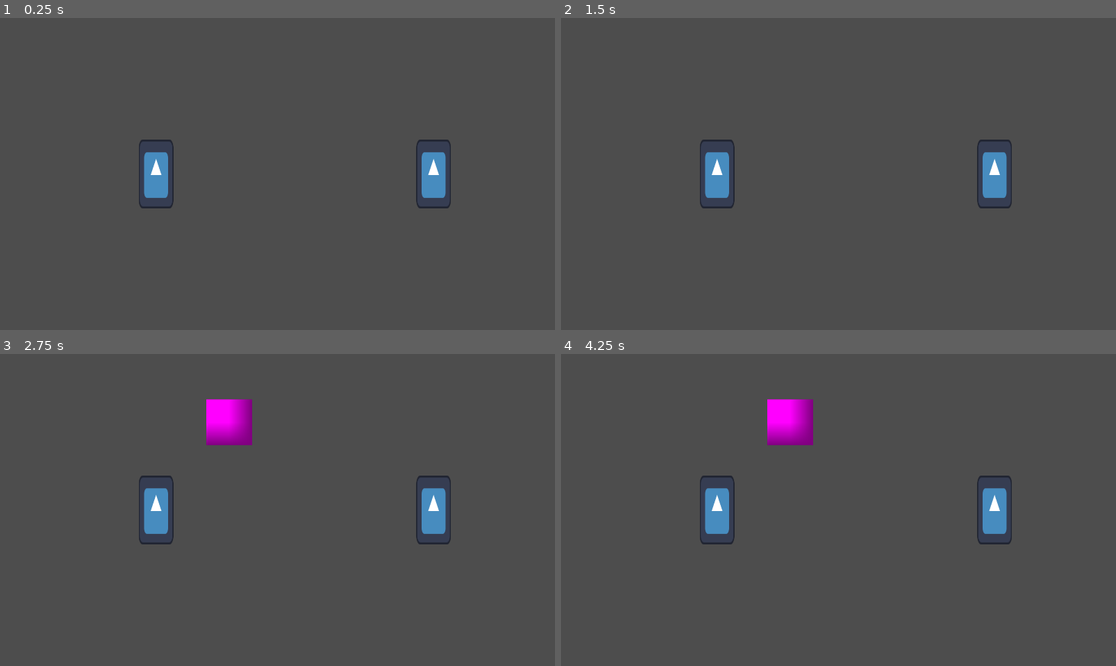
Above: before the commit, frames 1-4 (two rows, left to right).
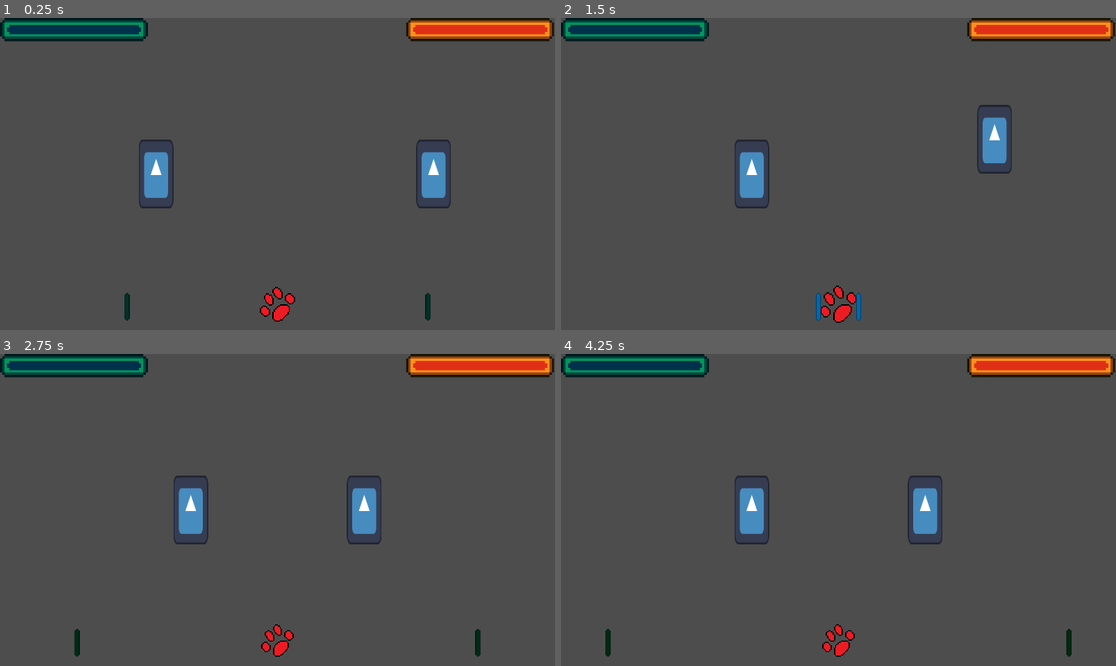
Above: after the commit, the same moments.

Repository: Gus-Kruz/projeto-bixarada
Game: Godot game, scene res://cena_jogador/node_2d.tscn
The game is run twice, just before and just after one commit, with the same random seed, the same clock (stepped at 60 frames per second) and the same inputs. This scene is started directly instead of the project's main scene. The engine's default icon, where the game draws it, is replaced by a stand-in: a white triangle on a blue panel in a dark square.
Inputs:
- Up to frame 1 (0.25 s): no input
- Up to frame 2 (1.5 s): tap Enter (ui_accept) at 0.5, 0.77, 1.07 s; hold D (direita1) from 0.53 s (still down); tap Up (cima2) at 0.6 s; tap Right (direita2) at 0.8, 1.35 s
- Up to frame 3 (2.75 s): tap Enter (ui_accept) at 1.52, 1.82 s; tap Left (esquerda2) at 1.55, 2.1 s; release D (direita1) at 2.03 s; hold A (esquerda1) from 2.03 s (still down); tap E (forte1) at 2.3 s
- Up to frame 4 (4.25 s): release A (esquerda1) at 2.78 s; hold D (direita1) from 2.78 s (still down); tap E (forte1) at 2.85 s; tap Enter (ui_accept) at 3.02, 3.32, 3.77, 4.07 s; tap P (forte2) at 3.05, 3.6 s; tap Q (fraco1) at 3.8 s

The runs differ from the first frame. In frame 1, 4.5% of the frame differs, in the area x 0-100%, y 0-98%; in frame 2, 7.3%; in frame 3, 8.9%; in frame 4, 8.9%.

Commit message:
barra de vida implementada e indicador de beat

Diff:
--- /dev/null
+++ b/cena_jogador/animation_player.gd
@@ -0,0 +1,11 @@
+extends AnimationPlayer
+
+
+# Called when the node enters the scene tree for the first time.
+func _ready() -> void:
+	play("gradiente")
+
+
+# Called every frame. 'delta' is the elapsed time since the previous frame.
+func _process(delta: float) -> void:
+	pass
--- /dev/null
+++ b/cena_jogador/barrante.gd
@@ -0,0 +1,32 @@
+extends Node2D
+@onready var sprite = get_node("Sprite2D")
+@onready var timer = get_node("../Timer")
+var crescendo = "neutro"
+# Called when the node enters the scene tree for the first time.
+func _ready() -> void:
+	timer.start()
+	await get_tree().create_timer(0.20).timeout
+	crescendo = "crescendo"
+	await get_tree().create_timer(0.15).timeout
+	crescendo = "diminuindo"
+	await get_tree().create_timer(0.15).timeout
+	crescendo = "neutro"
+var scaling = 4
+# Called every frame. 'delta' is the elapsed time since the previous frame.
+func _process(delta: float) -> void:
+	if crescendo == "crescendo":
+		scaling += 0.15
+	elif crescendo == "diminuindo":
+		scaling -= 0.15
+	sprite.scale = Vector2(scaling, scaling)
+
+
+
+func _on_timer_timeout() -> void:
+	timer.start()
+	await get_tree().create_timer(0.20).timeout
+	crescendo = "crescendo"
+	await get_tree().create_timer(0.15).timeout
+	crescendo = "diminuindo"
+	await get_tree().create_timer(0.15).timeout
+	crescendo = "neutro"
--- /dev/null
+++ b/cena_jogador/barrante.tscn
@@ -0,0 +1,20 @@
+[gd_scene format=3 uid="uid://cw0m84j5g4hhf"]
+
+[ext_resource type="Script" uid="uid://deouflvej3abn" path="res://cena_jogador/barrante.gd" id="1_nl7dh"]
+[ext_resource type="Texture2D" uid="uid://vlcu8rbkmq8j" path="res://imagens/patinha-pixilart.png" id="1_vf63j"]
+
+[sub_resource type="RectangleShape2D" id="RectangleShape2D_vf63j"]
+
+[node name="Node2D" type="Node2D" unique_id=832938600]
+script = ExtResource("1_nl7dh")
+
+[node name="Sprite2D" type="Sprite2D" parent="." unique_id=2078837137]
+texture_filter = 1
+scale = Vector2(4, 4)
+texture = ExtResource("1_vf63j")
+
+[node name="Area2D" type="Area2D" parent="." unique_id=2146890213]
+
+[node name="CollisionShape2D" type="CollisionShape2D" parent="Area2D" unique_id=733651971]
+scale = Vector2(2, 2)
+shape = SubResource("RectangleShape2D_vf63j")
--- a/cena_jogador/node_2d.tscn
+++ b/cena_jogador/node_2d.tscn
@@ -2,6 +2,13 @@
 
 [ext_resource type="PackedScene" uid="uid://ge8ksneh15bv" path="res://cena_jogador/player1.tscn" id="1_0e48y"]
 [ext_resource type="PackedScene" uid="uid://cuvmupkmb8er0" path="res://cena_jogador/player2.tscn" id="2_0tn1g"]
+[ext_resource type="PackedScene" uid="uid://cw0m84j5g4hhf" path="res://cena_jogador/barrante.tscn" id="3_12ny2"]
+[ext_resource type="PackedScene" uid="uid://brs8y7mjtlgdw" path="res://cena_jogador/nota.tscn" id="4_i80d3"]
+[ext_resource type="PackedScene" uid="uid://b1mqlyyhbeivr" path="res://cena_jogador/nota2.tscn" id="5_shl6t"]
+[ext_resource type="Texture2D" uid="uid://day8gpnm02u1u" path="res://imagens/healthbarUnder.png" id="6_k14jk"]
+[ext_resource type="Script" uid="uid://cpcwyhoqca21p" path="res://cena_jogador/progress_bar.gd" id="6_shl6t"]
+[ext_resource type="Texture2D" uid="uid://dcr6r17amfpgg" path="res://imagens/healthbarProgress.png" id="7_b3ru7"]
+[ext_resource type="Script" uid="uid://chxp4baaidhmd" path="res://cena_jogador/texture_progress_bar_2.gd" id="9_b3ru7"]
 
 [sub_resource type="PlaceholderTexture2D" id="PlaceholderTexture2D_0tn1g"]
 
@@ -23,5 +30,56 @@
 scale = Vector2(158.5, 158.5)
 texture = SubResource("PlaceholderTexture2D_0tn1g")
 
+[node name="Barrante" parent="." unique_id=832938600 instance=ExtResource("3_12ny2")]
+position = Vector2(960, 1000)
+
+[node name="Nota" parent="." unique_id=8498666 instance=ExtResource("4_i80d3")]
+position = Vector2(2000, 1000)
+
+[node name="Nota2" parent="." unique_id=1166741449 instance=ExtResource("5_shl6t")]
+
+[node name="CanvasLayer" type="CanvasLayer" parent="." unique_id=1292113719]
+
+[node name="TextureProgressBar" type="TextureProgressBar" parent="CanvasLayer" unique_id=496553859]
+modulate = Color(0, 0.8666667, 1, 1)
+texture_filter = 1
+anchors_preset = 1
+anchor_left = 1.0
+anchor_right = 1.0
+offset_left = -1920.0
+offset_right = -1856.0
+offset_bottom = 40.0
+grow_horizontal = 0
+scale = Vector2(8, 8)
+value = 100.0
+texture_under = ExtResource("6_k14jk")
+texture_progress = ExtResource("7_b3ru7")
+script = ExtResource("6_shl6t")
+metadata/_edit_use_anchors_ = true
+
+[node name="TextureProgressBar2" type="TextureProgressBar" parent="CanvasLayer" unique_id=1117762866]
+modulate = Color(1, 0.83137256, 0.3019608, 1)
+texture_filter = 1
+anchors_preset = 1
+anchor_left = 1.0
+anchor_right = 1.0
+offset_left = -515.0
+offset_right = -451.0
+offset_bottom = 40.0
+grow_horizontal = 0
+scale = Vector2(8, 8)
+value = 100.0
+texture_under = ExtResource("6_k14jk")
+texture_progress = ExtResource("7_b3ru7")
+script = ExtResource("9_b3ru7")
+metadata/_edit_use_anchors_ = true
+
+[connection signal="forte" from="Player1" to="CanvasLayer/TextureProgressBar" method="_on_player_1_forte"]
+[connection signal="fraco" from="Player1" to="CanvasLayer/TextureProgressBar" method="_on_player_1_fraco"]
+[connection signal="forte" from="Player2" to="CanvasLayer/TextureProgressBar2" method="_on_player_2_forte"]
+[connection signal="fraco" from="Player2" to="CanvasLayer/TextureProgressBar2" method="_on_player_2_fraco"]
 [connection signal="timeout" from="Timer" to="Player1" method="_on_timer_timeout"]
 [connection signal="timeout" from="Timer" to="Player2" method="_on_timer_timeout"]
+[connection signal="timeout" from="Timer" to="Barrante" method="_on_timer_timeout"]
+[connection signal="timeout" from="Timer" to="Nota" method="_on_timer_timeout"]
+[connection signal="timeout" from="Timer" to="Nota2" method="_on_timer_timeout"]
--- /dev/null
+++ b/cena_jogador/nota.gd
@@ -0,0 +1,33 @@
+extends Node2D
+
+@onready var timer = get_node("../Timer")
+@onready var nota = preload("res://cena_jogador/nota.tscn")
+var pos = [2000, 1000]
+# Called when the node enters the scene tree for the first time.
+func _ready() -> void:
+	timer.start()
+
+
+# Called every frame. 'delta' is the elapsed time since the previous frame.
+func _physics_process(delta: float) -> void:
+	pos[0] -= 34.67
+	self.position = Vector2(pos[0], pos[1])
+
+func disable_node(node):
+	node.set_process(false)
+	node.set_process_input(false)
+	node.set_process_internal(false)
+	node.set_process_unhandled_input(false)
+	node.set_process_unhandled_key_input(false)
+	node.set_physics_process(false)
+	node.set_physics_process_internal(false)
+
+func _on_timer_timeout() -> void:
+	var notas = nota.instantiate()
+	get_parent().add_child(notas)
+	timer.start()
+
+
+func _on_area_2d_area_entered(area: Area2D) -> void:
+	self.visible = false
+	disable_node(self)
--- /dev/null
+++ b/cena_jogador/nota.tscn
@@ -0,0 +1,65 @@
+[gd_scene format=3 uid="uid://brs8y7mjtlgdw"]
+
+[ext_resource type="Script" uid="uid://ixet1rfqoc6s" path="res://cena_jogador/nota.gd" id="1_kmwnm"]
+[ext_resource type="Texture2D" uid="uid://c0s6s2d1naje7" path="res://imagens/nota.png" id="1_t8300"]
+[ext_resource type="Script" uid="uid://casslg434r6l4" path="res://cena_jogador/animation_player.gd" id="2_h36lr"]
+
+[sub_resource type="Animation" id="Animation_kmwnm"]
+length = 0.001
+tracks/0/type = "value"
+tracks/0/imported = false
+tracks/0/enabled = true
+tracks/0/path = NodePath("Sprite2D:modulate")
+tracks/0/interp = 1
+tracks/0/loop_wrap = true
+tracks/0/keys = {
+"times": PackedFloat32Array(0),
+"transitions": PackedFloat32Array(1),
+"update": 0,
+"values": [Color(0, 0.16470589, 0.07058824, 1)]
+}
+
+[sub_resource type="Animation" id="Animation_h36lr"]
+resource_name = "gradiente"
+length = 0.5
+tracks/0/type = "value"
+tracks/0/imported = false
+tracks/0/enabled = true
+tracks/0/path = NodePath("Sprite2D:modulate")
+tracks/0/interp = 1
+tracks/0/loop_wrap = true
+tracks/0/keys = {
+"times": PackedFloat32Array(0, 0.5),
+"transitions": PackedFloat32Array(3.117414, 0.80684525),
+"update": 0,
+"values": [Color(0, 0.16470589, 0.07058824, 1), Color(0, 0.5019608, 0.93333334, 1)]
+}
+
+[sub_resource type="AnimationLibrary" id="AnimationLibrary_7jr1c"]
+_data = {
+&"RESET": SubResource("Animation_kmwnm"),
+&"gradiente": SubResource("Animation_h36lr")
+}
+
+[sub_resource type="RectangleShape2D" id="RectangleShape2D_t8300"]
+size = Vector2(16, 80)
+
+[node name="Node2D" type="Node2D" unique_id=8498666]
+script = ExtResource("1_kmwnm")
+
+[node name="AnimationPlayer" type="AnimationPlayer" parent="." unique_id=992858933]
+libraries/ = SubResource("AnimationLibrary_7jr1c")
+script = ExtResource("2_h36lr")
+
+[node name="Area2D" type="Area2D" parent="." unique_id=932964411]
+
+[node name="CollisionShape2D" type="CollisionShape2D" parent="Area2D" unique_id=1989697981]
+shape = SubResource("RectangleShape2D_t8300")
+
+[node name="Sprite2D" type="Sprite2D" parent="." unique_id=1102468815]
+modulate = Color(0, 0.16470589, 0.07058824, 1)
+texture_filter = 1
+scale = Vector2(3, 3)
+texture = ExtResource("1_t8300")
+
+[connection signal="area_entered" from="Area2D" to="." method="_on_area_2d_area_entered"]
--- /dev/null
+++ b/cena_jogador/nota2.gd
@@ -0,0 +1,33 @@
+extends Node2D
+
+@onready var timer = get_node("../Timer")
+@onready var nota = preload("res://cena_jogador/nota2.tscn")
+var pos = [-80, 1000]
+# Called when the node enters the scene tree for the first time.
+func _ready() -> void:
+	timer.start()
+
+
+# Called every frame. 'delta' is the elapsed time since the previous frame.
+func _physics_process(delta: float) -> void:
+	pos[0] += 34.67
+	self.position = Vector2(pos[0], pos[1])
+
+func disable_node(node):
+	node.set_process(false)
+	node.set_process_input(false)
+	node.set_process_internal(false)
+	node.set_process_unhandled_input(false)
+	node.set_process_unhandled_key_input(false)
+	node.set_physics_process(false)
+	node.set_physics_process_internal(false)
+
+func _on_timer_timeout() -> void:
+	var notas = nota.instantiate()
+	get_parent().add_child(notas)
+	timer.start()
+
+
+func _on_area_2d_area_entered(area: Area2D) -> void:
+	self.visible = false
+	disable_node(self)
--- /dev/null
+++ b/cena_jogador/nota2.tscn
@@ -0,0 +1,65 @@
+[gd_scene format=3 uid="uid://b1mqlyyhbeivr"]
+
+[ext_resource type="Script" uid="uid://c4nk1nca3kski" path="res://cena_jogador/nota2.gd" id="1_d0rr5"]
+[ext_resource type="Script" uid="uid://casslg434r6l4" path="res://cena_jogador/animation_player.gd" id="2_q8x4h"]
+[ext_resource type="Texture2D" uid="uid://c0s6s2d1naje7" path="res://imagens/nota.png" id="3_vk53m"]
+
+[sub_resource type="Animation" id="Animation_kmwnm"]
+length = 0.001
+tracks/0/type = "value"
+tracks/0/imported = false
+tracks/0/enabled = true
+tracks/0/path = NodePath("Sprite2D:modulate")
+tracks/0/interp = 1
+tracks/0/loop_wrap = true
+tracks/0/keys = {
+"times": PackedFloat32Array(0),
+"transitions": PackedFloat32Array(1),
+"update": 0,
+"values": [Color(0, 0.16470589, 0.07058824, 1)]
+}
+
+[sub_resource type="Animation" id="Animation_h36lr"]
+resource_name = "gradiente"
+length = 0.5
+tracks/0/type = "value"
+tracks/0/imported = false
+tracks/0/enabled = true
+tracks/0/path = NodePath("Sprite2D:modulate")
+tracks/0/interp = 1
+tracks/0/loop_wrap = true
+tracks/0/keys = {
+"times": PackedFloat32Array(0, 0.5),
+"transitions": PackedFloat32Array(3.117414, 0.80684525),
+"update": 0,
+"values": [Color(0, 0.16470589, 0.07058824, 1), Color(0, 0.5019608, 0.93333334, 1)]
+}
+
+[sub_resource type="AnimationLibrary" id="AnimationLibrary_7jr1c"]
+_data = {
+&"RESET": SubResource("Animation_kmwnm"),
+&"gradiente": SubResource("Animation_h36lr")
+}
+
+[sub_resource type="RectangleShape2D" id="RectangleShape2D_t8300"]
+size = Vector2(16, 80)
+
+[node name="Node2D" type="Node2D" unique_id=8498666]
+script = ExtResource("1_d0rr5")
+
+[node name="AnimationPlayer" type="AnimationPlayer" parent="." unique_id=992858933]
+libraries/ = SubResource("AnimationLibrary_7jr1c")
+script = ExtResource("2_q8x4h")
+
+[node name="Area2D" type="Area2D" parent="." unique_id=932964411]
+
+[node name="CollisionShape2D" type="CollisionShape2D" parent="Area2D" unique_id=1989697981]
+shape = SubResource("RectangleShape2D_t8300")
+
+[node name="Sprite2D" type="Sprite2D" parent="." unique_id=1102468815]
+modulate = Color(0, 0.16470589, 0.07058824, 1)
+texture_filter = 1
+scale = Vector2(3, 3)
+texture = ExtResource("3_vk53m")
+
+[connection signal="area_entered" from="Area2D" to="." method="_on_area_2d_area_entered"]
--- a/cena_jogador/player1.gd
+++ b/cena_jogador/player1.gd
@@ -36,7 +36,7 @@
 	await get_tree().create_timer(bpm).timeout
 	forte.queue_free()
 var morreu = false
-
+var input = "nada"
 # Called every frame. 'delta' is the elapsed time since the previous frame.
 func _process(delta: float) -> void:
 	if self.position.x > player2.position.x:
@@ -53,44 +53,53 @@
 	if Input.is_action_just_pressed("cima1"):
 		inputTimes.append(Time.get_ticks_usec())
 		if Ritmo.in_time(timerTimes[-1], inputTimes[-1]):
-			pos[1] -= 120
-			await get_tree().create_timer(bpm).timeout
-			pos[1] += 120
+			input = "cima"
 	if Input.is_action_just_pressed("esquerda1"):
 		inputTimes.append(Time.get_ticks_usec())
 		if Ritmo.in_time(timerTimes[-1], inputTimes[-1]):
-			pos[0] -= 120
+			input = "esquerda"
 	if Input.is_action_just_pressed("direita1"):
 		inputTimes.append(Time.get_ticks_usec())
 		if Ritmo.in_time(timerTimes[-1], inputTimes[-1]):
-			pos[0] += 120
+			input = "direita"
 	if Input.is_action_just_pressed("fraco1"):
 		inputTimes.append(Time.get_ticks_usec())
 		if Ritmo.in_time(timerTimes[-1], inputTimes[-1]):
-			ataque_fraco(pos[0], pos[1])
+			input = "fraco"
 	if Input.is_action_just_pressed("forte1"):
 		inputTimes.append(Time.get_ticks_usec())
 		if Ritmo.in_time(timerTimes[-1], inputTimes[-1]):
-			ataque_forte(pos[0], pos[1])
+			input = "forte"
 	self.position = Vector2(pos[0], pos[1])
 
-
+signal fraco
+signal forte
 func _on_hurtbox_2d_1_area_entered(area: Area2D) -> void:
 	if area.get_name() == "fraco":
 		print("fraco")
 		vida -= 10
 		print("player 1 " + str(vida))
+		fraco.emit()
 	elif area.get_name() == "forte":
 		print("forte")
 		vida -= 20
 		print("player 1 " + str(vida))
-
-func show_block() -> void:
-	sprite.visible = true;
-	await get_tree().create_timer(0.2).timeout;
-	sprite.visible = false;
+		forte.emit()
 
 func _on_timer_timeout() -> void:
-	show_block()
 	timerTimes.append(Time.get_ticks_usec())
 	timer.start()
+	await get_tree().create_timer(0.07).timeout
+	if input == "cima":
+		pos[1] -= 120
+		await get_tree().create_timer(bpm-0.07).timeout
+		pos[1] += 120
+	if input == "esquerda":
+		pos[0] -= 120
+	if input == "direita":
+		pos[0] += 120
+	if input == "fraco":
+		ataque_fraco(pos[0], pos[1])
+	if input == "forte":
+		ataque_forte(pos[0], pos[1])
+	input = "nada"
--- a/cena_jogador/player2.gd
+++ b/cena_jogador/player2.gd
@@ -36,7 +36,7 @@
 	await get_tree().create_timer(bpm).timeout
 	forte.queue_free()
 var morreu = false
-
+var input = "nada"
 # Called every frame. 'delta' is the elapsed time since the previous frame.
 func _physics_process(delta: float) -> void:
 	if self.position.x > player1.position.x:
@@ -53,38 +53,53 @@
 	if Input.is_action_just_pressed("cima2"):
 		inputTimes.append(Time.get_ticks_usec())
 		if Ritmo.in_time(timerTimes[-1], inputTimes[-1]):
-			pos[1] -= 120
-			await get_tree().create_timer(bpm).timeout
-			pos[1] += 120
+			input = "cima"
 	if Input.is_action_just_pressed("esquerda2"):
 		inputTimes.append(Time.get_ticks_usec())
 		if Ritmo.in_time(timerTimes[-1], inputTimes[-1]):
-			pos[0] -= 120
+			input = "esquerda"
 	if Input.is_action_just_pressed("direita2"):
 		inputTimes.append(Time.get_ticks_usec())
 		if Ritmo.in_time(timerTimes[-1], inputTimes[-1]):
-			pos[0] += 120
+			input = "direita"
 	if Input.is_action_just_pressed("fraco2"):
 		inputTimes.append(Time.get_ticks_usec())
 		if Ritmo.in_time(timerTimes[-1], inputTimes[-1]):
-			ataque_fraco(pos[0], pos[1])
+			input = "fraco"
 	if Input.is_action_just_pressed("forte2"):
 		inputTimes.append(Time.get_ticks_usec())
 		if Ritmo.in_time(timerTimes[-1], inputTimes[-1]):
-			ataque_forte(pos[0], pos[1])
+			input = "forte"
 	self.position = Vector2(pos[0], pos[1])
 
-
+signal fraco
+signal forte
 func _on_hurtbox_2d_2_area_entered(area: Area2D) -> void:
 	if area.get_name() == "fraco":
 		print("fraco")
 		vida -= 10
 		print("player 2 " + str(vida))
+		fraco.emit()
 	elif area.get_name() == "forte":
 		print("forte")
 		vida -= 20
 		print("player 2 " + str(vida))
+		forte.emit()
 
 func _on_timer_timeout() -> void:
 	timerTimes.append(Time.get_ticks_usec())
 	timer.start()
+	await get_tree().create_timer(0.07).timeout
+	if input == "cima":
+		pos[1] -= 120
+		await get_tree().create_timer(bpm-0.07).timeout
+		pos[1] += 120
+	if input == "esquerda":
+		pos[0] -= 120
+	if input == "direita":
+		pos[0] += 120
+	if input == "fraco":
+		ataque_fraco(pos[0], pos[1])
+	if input == "forte":
+		ataque_forte(pos[0], pos[1])
+	input = "nada"
--- /dev/null
+++ b/cena_jogador/progress_bar.gd
@@ -0,0 +1,20 @@
+extends TextureProgressBar
+var vida = 100
+# Called when the node enters the scene tree for the first time.
+func _ready() -> void:
+	pass
+# Called every frame. 'delta' is the elapsed time since the previous frame.
+func _process(delta: float) -> void:
+	pass
+
+func update():
+	value = vida
+
+func _on_player_1_fraco() -> void:
+	print("teste")
+	vida -= 10
+	update()
+
+func _on_player_1_forte() -> void:
+	vida -= 20
+	update()
--- /dev/null
+++ b/cena_jogador/texture_progress_bar_2.gd
@@ -0,0 +1,23 @@
+extends TextureProgressBar
+var vida = 100
+
+# Called when the node enters the scene tree for the first time.
+func _ready() -> void:
+	pass # Replace with function body.
+
+
+# Called every frame. 'delta' is the elapsed time since the previous frame.
+func _process(delta: float) -> void:
+	pass
+
+func update():
+	value = vida
+
+func _on_player_2_fraco() -> void:
+	print("teste")
+	vida -= 10
+	update()
+
+func _on_player_2_forte() -> void:
+	vida -= 20
+	update()
--- /dev/null
+++ b/character_body_2d.gd
@@ -0,0 +1,25 @@
+extends CharacterBody2D
+
+
+const SPEED = 300.0
+const JUMP_VELOCITY = -400.0
+
+
+func _physics_process(delta: float) -> void:
+	# Add the gravity.
+	if not is_on_floor():
+		velocity += get_gravity() * delta
+
+	# Handle jump.
+	if Input.is_action_just_pressed("ui_accept") and is_on_floor():
+		velocity.y = JUMP_VELOCITY
+
+	# Get the input direction and handle the movement/deceleration.
+	# As good practice, you should replace UI actions with custom gameplay actions.
+	var direction := Input.get_axis("ui_left", "ui_right")
+	if direction:
+		velocity.x = direction * SPEED
+	else:
+		velocity.x = move_toward(velocity.x, 0, SPEED)
+
+	move_and_slide()
--- a/scripts/ritmo.gd
+++ b/scripts/ritmo.gd
@@ -1,9 +1,9 @@
 extends Node
 
-@export var mean: float;
-@export var stdDev: float;
-#var mean = 48373
-#var stdDev = 25037
+#@export var mean: float;
+#@export var stdDev: float;
+var mean = 48373
+var stdDev = 70000
 func in_time(gameTime: int, inputTime: int):
 	'''
 	Recebe dois argumentos: gameTime, inputTime
Not shown, added: cena_jogador/animation_player.gd.uid
Not shown, added: cena_jogador/barrante.gd.uid
Not shown, added: cena_jogador/nota.gd.uid
Not shown, added: cena_jogador/nota2.gd.uid
Not shown, added: cena_jogador/progress_bar.gd.uid
Not shown, added: cena_jogador/texture_progress_bar_2.gd.uid
Not shown, added: character_body_2d.gd.uid
Binary file removed: imagens/New Piskel-1.png.png
Binary file added: imagens/healthbarProgress.png
Not shown, changed: imagens/healthbarProgress.png.import
Binary file added: imagens/healthbarUnder.png
Not shown, added: imagens/healthbarUnder.png.import
(and 2 more such lines)
